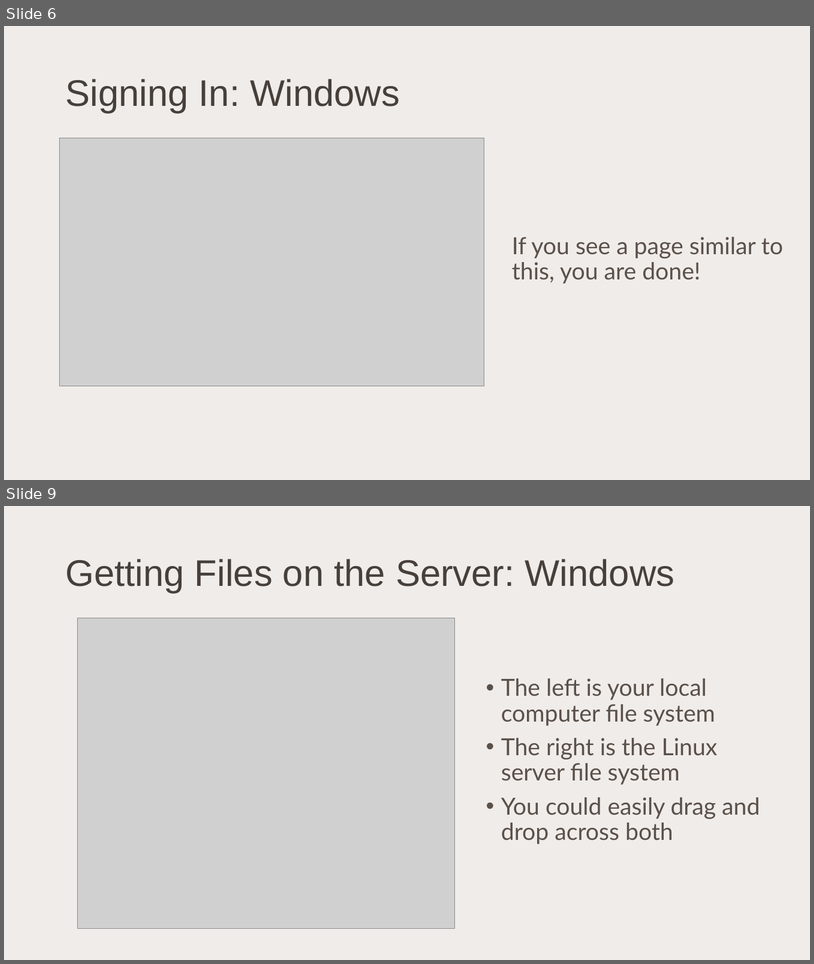
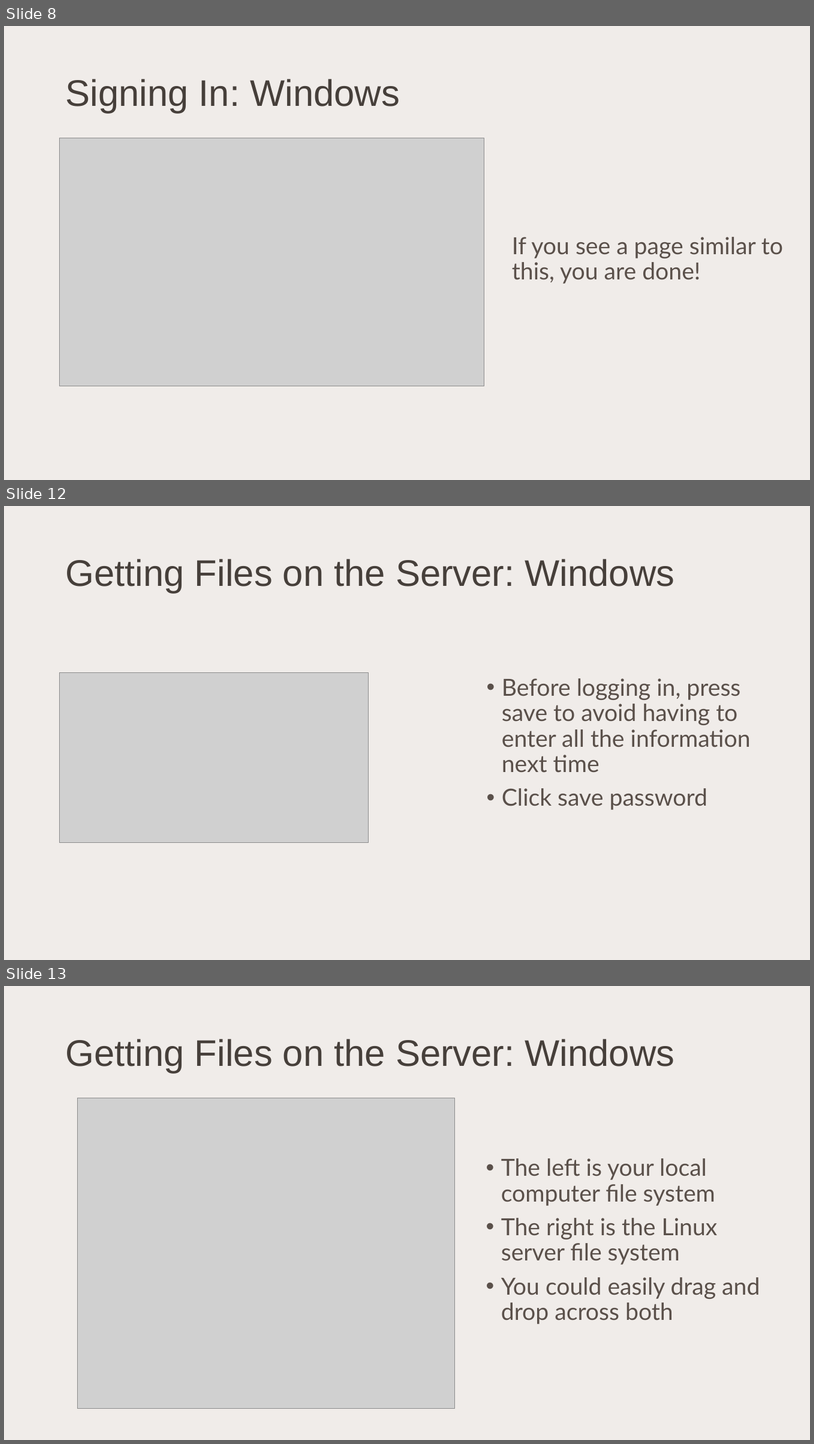
Before and after one commit to kyleromero98/Code-Camp, a slide deck: Week-3/Using the Linux Servers.pptx. Shown one above the other, each under a label of ours: slides 6 and 9 before the commit, slides 8, 12 and 13 after it; the slides between them are not shown. The pictures are 814x964 and 814x1444 pixels, drawn with LibreOffice and Linux fonts; fonts in the diff are those of the drawing; grey boxes stand for pictures. Boxes give left, top, right and bottom in pixels: in the first picture for what was removed or moved away, otherwise in the second. Text is boxed around its words. In the diff, an @@ line names an element or a change of style, - is before the commit and + after.

```diff
--- a/Week-3/Using the Linux Servers.pptx
+++ b/Week-3/Using the Linux Servers.pptx
@@ slide 12 added at [4, 506, 810, 960], background #F0ECE9 @@
@@ title added at [65, 559, 675, 593], 44 pt, text #463F3A @@
+Getting Files on the Server: Windows
@@ picture added at [60, 672, 369, 843] @@
@@ text added at [502, 678, 751, 810], 28 pt, text #5A504A @@
+• Before logging in, press save to avoid having to enter all the information next time
+• Click save password
@@ what was slide 6 is now slide 8 @@
@@ what was slide 9 is now slide 13 @@
```
Also in this commit, not shown: 5 slides changed, 7 other slides added.
